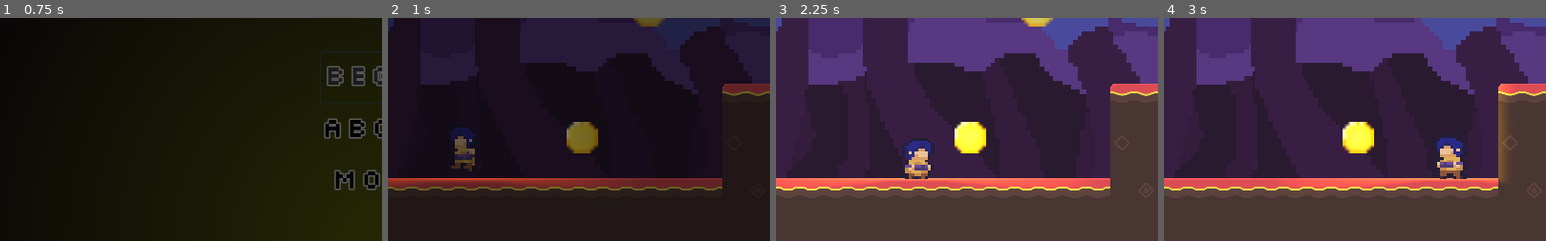
Above: before the commit, frames 1-4 (left to right).
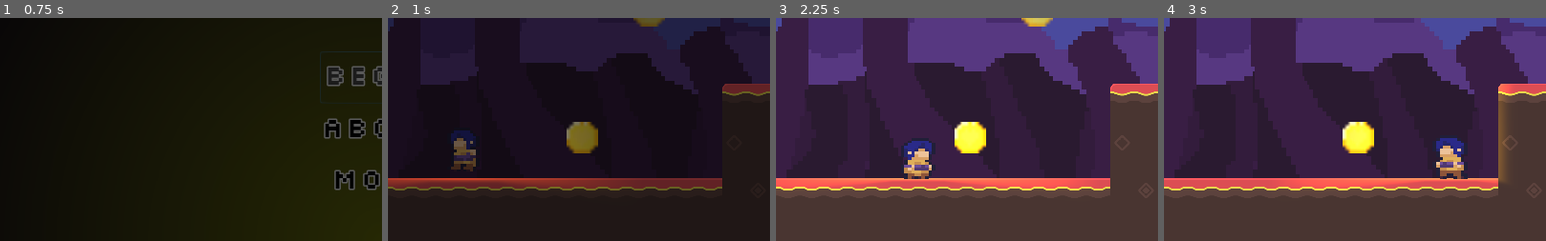
Above: after the commit, the same moments.

Repository: studio-heart-engine/joyspring
Game: Godot game, scene res://Menu.tscn
Two runs of this game, one before a commit and one after it. Both use one fixed random seed, a clock stepped at 60 frames per second and the inputs below.
Inputs:
- Up to frame 1 (0.75 s): click "Begin" at 0.5 s
- Up to frame 2 (1 s): no input
- Up to frame 3 (2.25 s): hold Shift (sneak) 1.28-2.03 s; hold Right (ui_right) from 1.28 s (still down); tap Space (jump) at 1.52 s; tap Shift (sneak) at 2.1 s
- Up to frame 4 (3 s): tap Space (jump) at 2.27 s; release Right (ui_right) at 2.78 s; hold Left (ui_left) from 2.78 s (still down); hold Shift (sneak) from 2.78 s (still down)
The pictures show only the part of the screen within x 0-50%, y 50-100%; the shares and areas given below are measured in that part.

Frame 1 is identical in both runs. In frame 2, 0.3% of the frame differs, in the area x 16-23%, y 49-69%; in frame 3, 0.1%; in frame 4, 0.1%.

Commit message:
tweaked squish/stretch animations

Diff:
--- a/Player.tscn
+++ b/Player.tscn
@@ -18,7 +18,7 @@
 "times": PoolRealArray( 0, 0.07, 0.14 ),
 "transitions": PoolRealArray( 1, 1, 1 ),
 "update": 0,
-"values": [ Vector2( 1, 1 ), Vector2( 1.1, 0.9 ), Vector2( 1, 1 ) ]
+"values": [ Vector2( 1, 1 ), Vector2( 1.2, 0.9 ), Vector2( 1, 1 ) ]
 }
 
 [sub_resource type="Animation" id=11]
@@ -34,7 +34,7 @@
 "times": PoolRealArray( 0, 0.1, 0.2 ),
 "transitions": PoolRealArray( 1, 1, 1 ),
 "update": 0,
-"values": [ Vector2( 1, 1 ), Vector2( 0.8, 1.2 ), Vector2( 1, 1 ) ]
+"values": [ Vector2( 1, 1 ), Vector2( 0.7, 1.4 ), Vector2( 1, 1 ) ]
 }
 
 [sub_resource type="RectangleShape2D" id=4]
@@ -77,6 +77,7 @@
 
 [node name="Sprite" parent="AnimatedSprite" index="0"]
 light_mask = 0
+scale = Vector2( 1.06589, 0.934111 )
 offset = Vector2( 0, -8 )
 flip_h = true
 region_rect = Rect2( 256, 0, 16, 16 )
